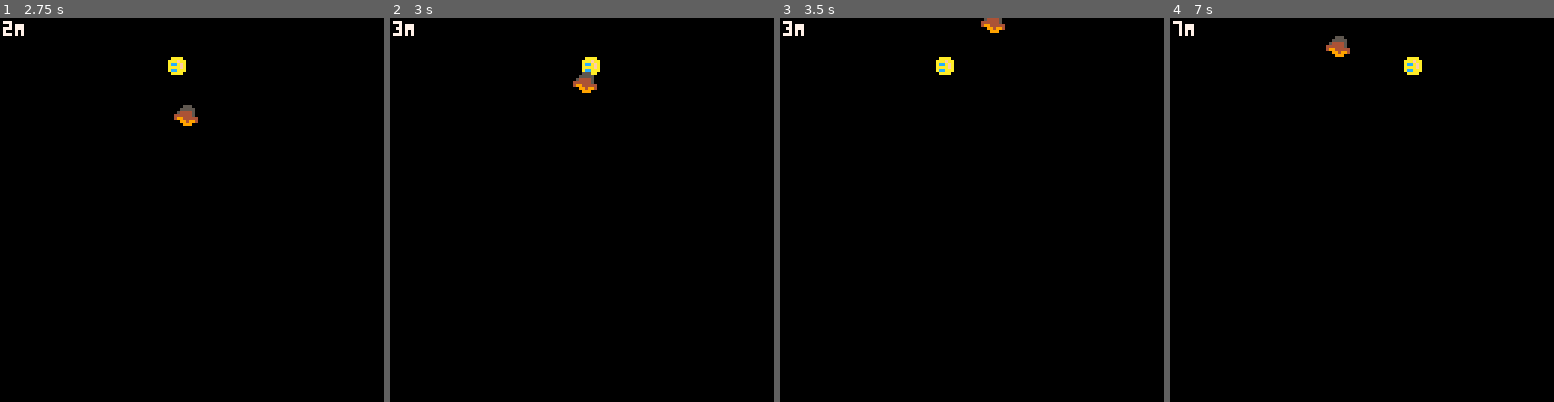
Above: before the commit, frames 1-4 (left to right).
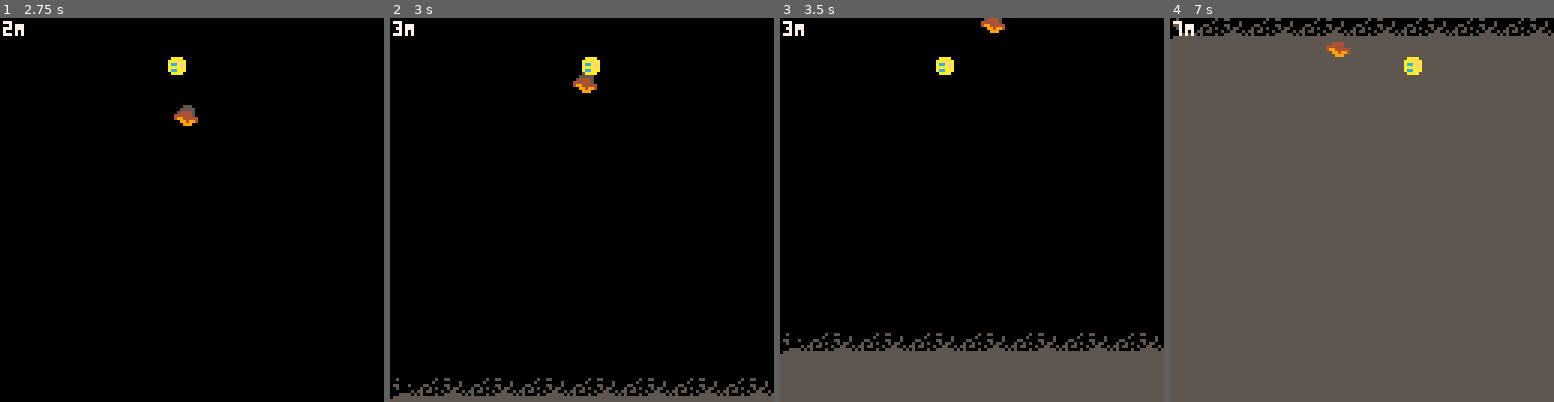
Above: after the commit, the same moments.

Repository: broquaint/pico8-carts
Game: PICO-8 cartridge eggjam16.p8
Same seed, same stepped clock (60 frames per second), same inputs: the game is played once before the commit and once after it.
Inputs:
- Up to frame 1 (2.75 s): tap X (X key) at 0.33, 1.07, 1.85 s; tap O (Z key) at 0.7, 1.7, 2.1, 2.5 s; hold Right 1.6-2.1 s; hold Up 2.15-2.42 s; hold Right from 2.47 s (still down)
- Up to frame 2 (3 s): keep holding Right; tap O (Z key) at 2.9 s; tap X (X key) at 2.97 s
- Up to frame 3 (3.5 s): release Right at 3.03 s; hold Left from 3.08 s (still down); tap O (Z key) at 3.3 s
- Up to frame 4 (7 s): release Left at 3.58 s; hold Down 3.63-3.97 s; tap O (Z key) every 0.4 s from 3.7 to 6.9 s; hold Right 4.02-4.68 s; tap X (X key) at 4.08, 5.2, 6.32 s; hold Up 4.73-5.03 s; hold Left 5.08-5.68 s; hold Down 5.73-6.03 s; hold Right 6.08-6.58 s; hold Right from 6.63 s (still down)

Frame 1 is identical in both runs. In frame 2, 3.0% of the frame differs, in the area x 0-100%, y 14-100%; in frame 3, 15%; in frame 4, 96%, in the area x 0-100%, y 0-100%.

Commit message:
Draw some background eventually
Again a start of a thing

Diff:
--- a/eggjam16.p8
+++ b/eggjam16.p8
@@ -81,16 +81,31 @@
    end
 end
 
+bg_y = 120
 function _draw()
    cls(black)
+
+   if depth_count > 2 then
+      for n = 0, 7 do
+         local offset = n*17
+         spr(32, 1 +  offset, bg_y)
+         spr(33, 9 +  offset, bg_y)
+         spr(34, 17 + offset, bg_y)
+      end
+      rectfill(0, bg_y+8, 127, 127, dim_grey)
+      -- This is gross but effective
+      bg_y -= 1
+   end
+
+   for obstacle in all(obstacles) do
+      spr(obstacle.sprite, obstacle.x, obstacle.y)
+   end
+
 
    print(depth_count .. 'M', 1, 1, white)
    -- print('cool', 16, 16, frame_count % 16)
    spr(player.sprite, player.x, player.y)
 
-   for obstacle in all(obstacles) do
-      spr(obstacle.sprite, obstacle.x, obstacle.y)
-   end
 end
 
 __gfx__
@@ -110,3 +125,11 @@
 49944444000000000000000000000000000000000000000000000000000000000000000000000000000000000000000000000000000000000000000000000000
 00994994000000000000000000000000000000000000000000000000000000000000000000000000000000000000000000000000000000000000000000000000
 00099900000000000000000000000000000000000000000000000000000000000000000000000000000000000000000000000000000000000000000000000000
+00000000000000000000000000000000000000000000000000000000000000000000000000000000000000000000000000000000000000000000000000000000
+05000000000000500500000000000000000000000000000000000000000000000000000000000000000000000000000000000000000000000000000000000000
+00000000000005000000005000000000000000000000000000000000000000000000000000000000000000000000000000000000000000000000000000000000
+55000500005500000500000000000000000000000000000000000000000000000000000000000000000000000000000000000000000000000000000000000000
+05000000050050500000550000000000000000000000000000000000000000000000000000000000000000000000000000000000000000000000000000000000
+00000050550550005005500000000000000000000000000000000000000000000000000000000000000000000000000000000000000000000000000000000000
+00555505050000500550000000000000000000000000000000000000000000000000000000000000000000000000000000000000000000000000000000000000
+55555555555555555555555500000000000000000000000000000000000000000000000000000000000000000000000000000000000000000000000000000000
